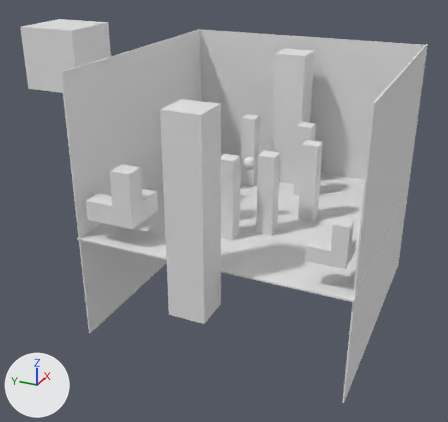
Renders of the Blender file JumpingMan/models/models.blend from each side of a commit.
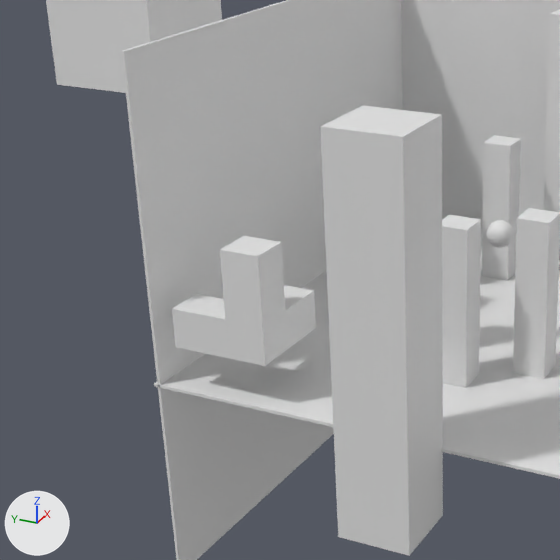
Old and new are each drawn whole from a 50 mm camera at (-83.2, -31.5, 35.5) aimed at (-1.3, 5.3, -5.4) and again close up on the part from 0% to 62% of the width and 11% to 77% of the height. The axes (+X, +Y, +Z) are drawn at lower left. The lights are the same throughout. Materials are left out; every surface is plain grey.
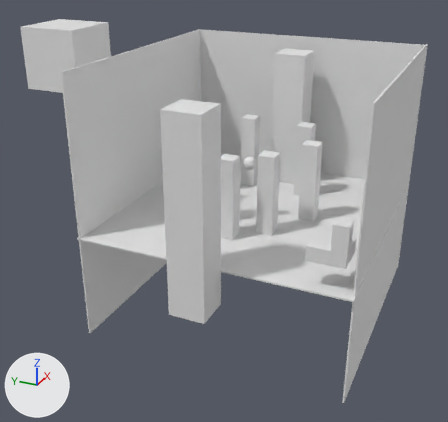
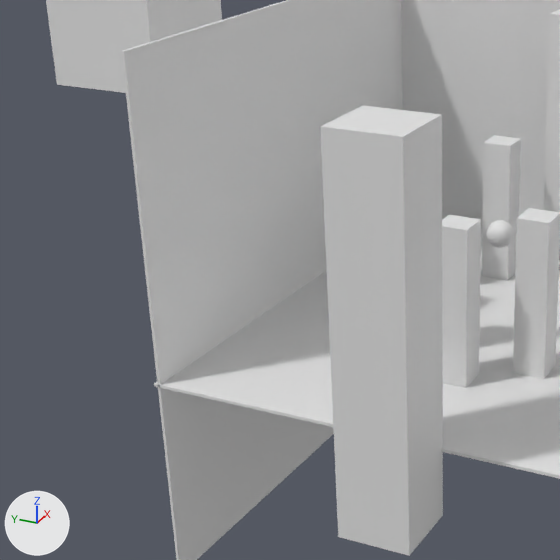
Where the change shows, as pixel boxes (x1, y1, x2, y2) in the close-ups (560 x 560 px):
'BigL', deleted: before (172, 236, 316, 366)

The edits, one by one:
Object 'BigL' (ob_bigl) is deleted.
